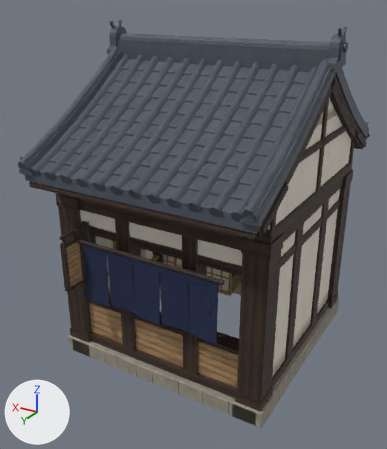
Before and after pictures for a commit that changed the FBX model assets/Phase1/Buildings/HO_Bldg_Machiya_A.fbx.
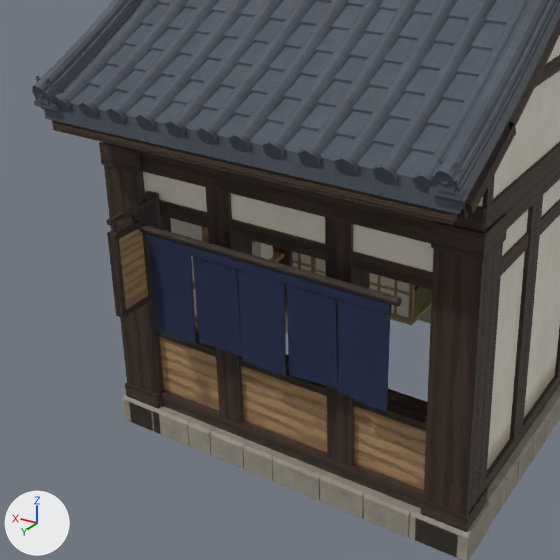
Each version appears first whole from a camera (50 mm lens) standing at (-13.9, 25.5, 19.8) and looking at (0.6, 1.2, 7.6), and next in a close-up on the part from 0% to 81% of the width and 25% to 95% of the height. Arrows for +X, +Y and +Z are at lower left; the lights stay in place. The first two pictures are the older version. Where no turn or scale is listed for an object, it has been applied to the vertices.

Before the edit, the objects in view are built like this:
```python
ob_ho_bldg_machiya_a_front = bpy.data.objects.new('HO_Bldg_Machiya_A_Front', me_ho_bldg_machiya_a_front)
ob_ho_bldg_machiya_a_front.location = (0.0, 0.0, 0.0)
ob_ho_bldg_machiya_a_interior = bpy.data.objects.new('HO_Bldg_Machiya_A_Interior', me_ho_bldg_machiya_a_interior)
ob_ho_bldg_machiya_a_interior.location = (0.0, 0.0, 0.0)
ob_ho_bldg_machiya_a_rooftiles = bpy.data.objects.new('HO_Bldg_Machiya_A_RoofTiles', me_ho_bldg_machiya_a_rooftiles)
ob_ho_bldg_machiya_a_rooftiles.location = (0.0, 0.0, 0.0)
# me_ho_bldg_machiya_a_interior
# before: 0 (-1.0, -5.0, 2.5), 1 (5.0, -5.0, 2.5), 2 (-1.0, -0.5, 2.5) at pixel (411, 325), 3 (5.0, -0.5, 2.5)
# also in view: 'HO_Bldg_Machiya_A_SignFace' at (4.4, 7.2, 6.7); 'HO_Bldg_Machiya_A_RoofFrame' at (0.0, 0.0, 13.4); 'HO_Bldg_Machiya_A_Structure' at (0.0, 0.0, 5.0)
```
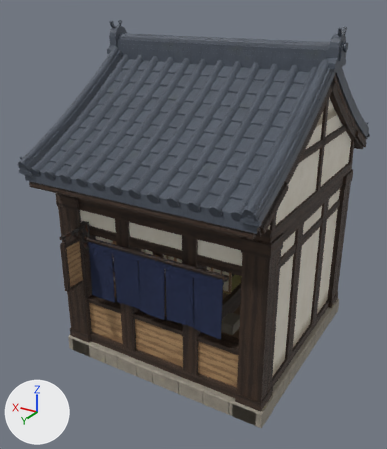
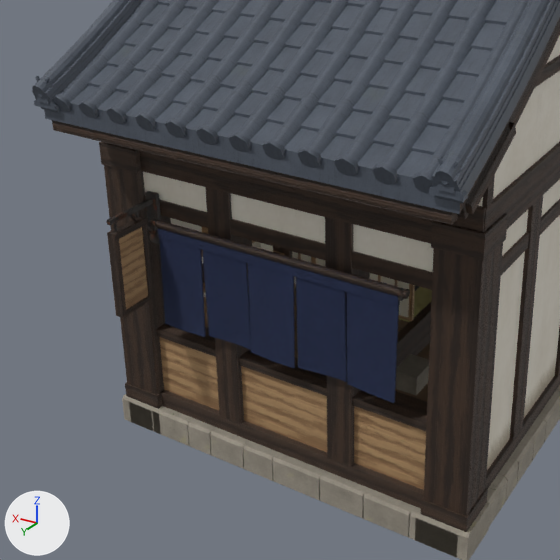
The change, as a list of edits to the scene's bpy script:
```text
Add mat_ho_m_wood_planks:
    mat_ho_m_wood_planks = bpy.data.materials.new('HO_M_Wood_Planks')
    # uses the picture img_ho_t_wood_planks_color_png
    # uses the picture img_ho_t_wood_planks_metalness_png
    # uses the picture img_ho_t_wood_planks_roughness_png
Add mat_ho_m_earth_packed:
    mat_ho_m_earth_packed = bpy.data.materials.new('HO_M_Earth_Packed')
    # uses the picture img_ho_t_earth_packed_color_png
    # uses the picture img_ho_t_earth_packed_metalness_png
    # uses the picture img_ho_t_earth_packed_roughness_png
Change me_ho_bldg_machiya_a_interior:
    verts and faces of me_ho_bldg_machiya_a_interior; kept vertices keep their numbers, new ones are numbered from 616
    remove me_ho_bldg_machiya_a_interior.from_pydata(...)  # 616 vertices, 469 faces; spans x -4.7..5.0, y -5.0..4.28, z 1.0..9.4
    add me_ho_bldg_machiya_a_interior.from_pydata(...)  # 648 vertices, 496 faces; spans x -5.0..5.0, y -5.0..5.0, z 0.0..9.4
    me_ho_bldg_machiya_a_interior part 1: a new loose piece, a box spanning x -1.25..-0.95, y -5.0..5.0, z 2.2..2.66, in mat_ho_m_timber_dark
    me_ho_bldg_machiya_a_interior part 2: a new loose piece, a box spanning x -2.1..-1.25, y 0.0..1.2, z 1.0..1.7, in mat_ho_m_stone_granite
    me_ho_bldg_machiya_a_interior part 3
    add verts[616] = (-1.0, -5.0, 0.0)
    add verts[617] = (-1.0, 5.0, 0.0)
    add verts[618] = (-1.0, 5.0, 2.5)
    add verts[619] = (-1.0, -0.5, 2.6)  # pixel (411, 322)
    add verts[620] = (-1.0, 5.0, 2.6)
    add for new, old in zip([*range(621, 626)], [*range(616, 621)]): verts[new] = verts[old] + (6.0, 0.0, 0.0)
    add verts[626] = (-5.0, -5.0, 0.0)  # pixel (559, 358)
    add verts[627] = (-5.0, -5.0, 1.0)
    add verts[628] = (-1.0, -5.0, 1.0)
    add for new, old in zip([629, 630, 631], [626, 627, 628]): verts[new] = verts[old] + (0.0, 10.0, 0.0)
    add faces += [(627, 628, 631, 630), (616, 628, 627, 626), (617, 629, 630, 631), (626, 627, 630, 629), (616, 617, 631, 628)]  # mat_ho_m_earth_packed
    add faces += [(0, 1, 623, 618), (0, 616, 621, 1), (617, 618, 623, 622), (0, 618, 617, 616), (1, 621, 622, 623)]  # mat_ho_m_timber_dark
    add faces += [(619, 624, 625, 620), (2, 3, 624, 619), (618, 620, 625, 623), (2, 619, 620, 618), (3, 623, 625, 624)]  # mat_ho_m_wood_planks
    add me_ho_bldg_machiya_a_interior.materials.append(mat_ho_m_stone_granite)
    add me_ho_bldg_machiya_a_interior.materials.append(mat_ho_m_wood_planks)
    add me_ho_bldg_machiya_a_interior.materials.append(mat_ho_m_earth_packed)
Change me_ho_bldg_machiya_a_front:
    remove me_ho_bldg_machiya_a_front.from_pydata(...)  # 508 vertices, 480 faces; spans x -4.25..4.6, y 5.96..7.9, z 4.56..8.7
    add me_ho_bldg_machiya_a_front.from_pydata(...)  # 540 vertices, 504 faces; spans x -4.25..4.6, y 5.96..7.9, z 4.56..8.7
    me_ho_bldg_machiya_a_front part 4: the loose piece of 16 vertices spanning x -4.25..4.25, y 6.63..6.87, z 7.76..8.0 is moved by (0.0, -0.45, 0.0)
    me_ho_bldg_machiya_a_front part 5: the loose piece of 84 vertices spanning x -4.0..-2.46, y 6.7..6.88, z 4.56..7.76 is moved by (0.0, -0.45, 0.0)
    me_ho_bldg_machiya_a_front part 6: the loose piece of 84 vertices spanning x -2.38..-0.85, y 6.63..6.78, z 4.56..7.76 is moved by (0.0, -0.45, 0.0)
    me_ho_bldg_machiya_a_front part 7: the loose piece of 84 vertices spanning x -0.77..0.77, y 6.73..6.87, z 4.56..7.76 is moved by (0.0, -0.45, 0.0)
    me_ho_bldg_machiya_a_front part 8: the loose piece of 84 vertices spanning x 0.85..2.38, y 6.63..6.78, z 4.56..7.76 is moved by (0.0, -0.45, 0.0)
    me_ho_bldg_machiya_a_front part 9: the loose piece of 84 vertices spanning x 2.46..4.0, y 6.73..6.87, z 4.56..7.76 is moved by (0.0, -0.45, 0.0)
    me_ho_bldg_machiya_a_front part 10: the loose piece of 8 vertices spanning x -4.0..4.0, y 6.69..6.81, z 7.48..7.98 is moved by (0.0, -0.45, 0.0)
    me_ho_bldg_machiya_a_front part 11: a new loose piece, a box spanning x -4.15..-4.05, y 6.3..6.42, z 7.72..8.02, in mat_ho_m_iron_wrought
    me_ho_bldg_machiya_a_front part 12: a new loose piece, a box spanning x 4.05..4.15, y 6.3..6.42, z 7.72..8.02, in mat_ho_m_iron_wrought
    other edits to the shape of me_ho_bldg_machiya_a_front do not show in these pictures
```

Where the change shows, as pixel boxes [x1, y1, x2, y2] in the close-ups (560 x 560 px; the box of a moved part takes in the faces that stretch with it):
'HO_Bldg_Machiya_A_Front', reshaped: before [107, 191, 401, 412]; after [107, 191, 410, 403]
'HO_Bldg_Machiya_A_Interior', reshaped: before [193, 226, 432, 325]; after [201, 226, 432, 402]
part 1 of me_ho_bldg_machiya_a_interior, added: after [397, 302, 431, 355]
part 2 of me_ho_bldg_machiya_a_interior, added: after [396, 354, 429, 395]
part 3 of me_ho_bldg_machiya_a_interior, added (mostly hidden): after [205, 288, 431, 402]
part 4 of me_ho_bldg_machiya_a_front, moved or reshaped: before [139, 224, 401, 306]; after [150, 219, 410, 299]
part 5 of me_ho_bldg_machiya_a_front, moved or reshaped: before [338, 299, 391, 412]; after [347, 292, 399, 403]
part 6 of me_ho_bldg_machiya_a_front, moved or reshaped: before [287, 284, 339, 390]; after [296, 277, 347, 382]
part 7 of me_ho_bldg_machiya_a_front, moved or reshaped: before [238, 270, 286, 376]; after [248, 263, 295, 368]
part 8 of me_ho_bldg_machiya_a_front, moved or reshaped: before [193, 256, 242, 357]; after [203, 250, 251, 350]
part 9 of me_ho_bldg_machiya_a_front, moved or reshaped: before [149, 243, 196, 344]; after [159, 238, 206, 337]
part 10 of me_ho_bldg_machiya_a_front, moved or reshaped: before [147, 227, 392, 314]; after [158, 221, 400, 307]
part 11 of me_ho_bldg_machiya_a_front, added: after [398, 288, 404, 301]
part 12 of me_ho_bldg_machiya_a_front, added: after [152, 219, 157, 230]
